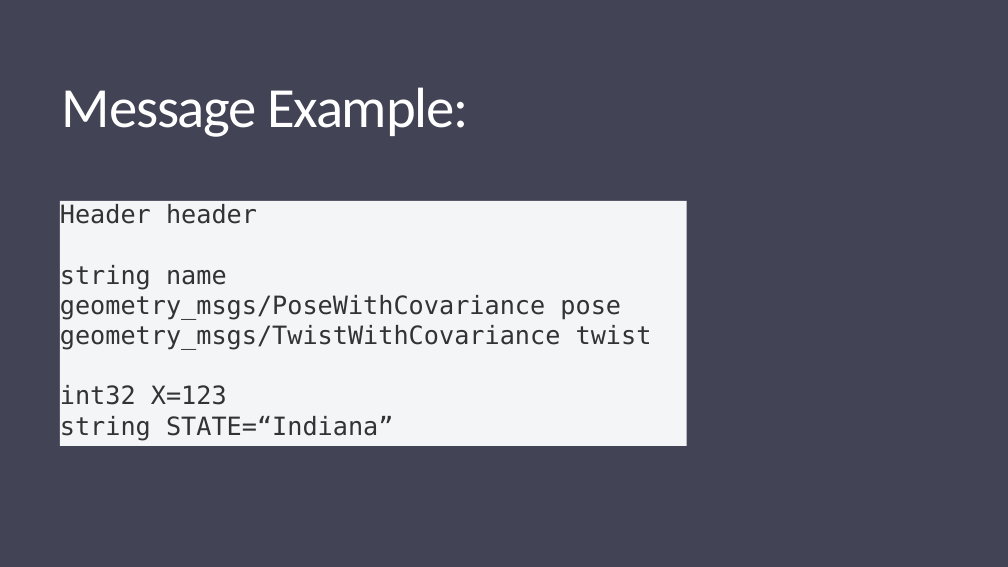
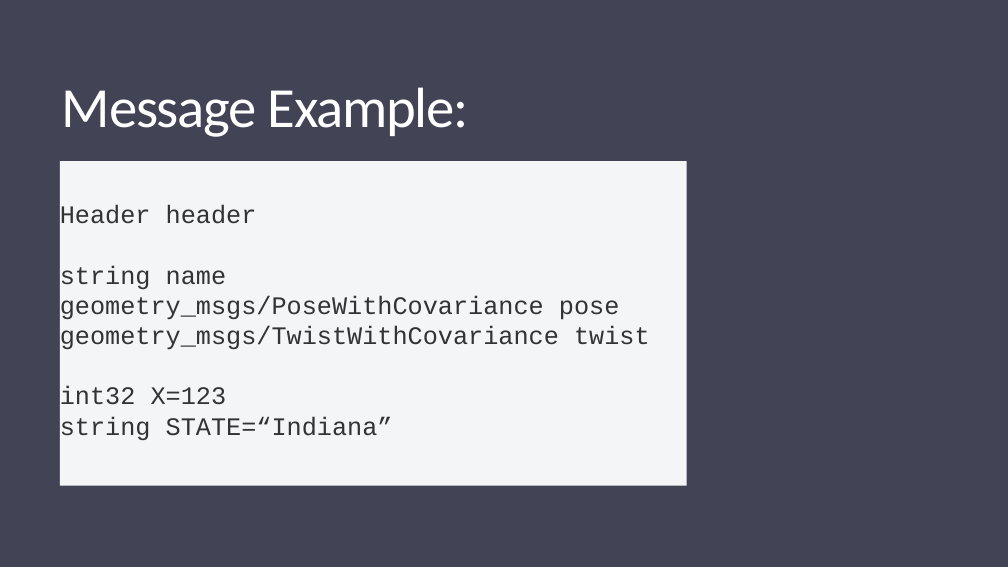
Before and after one commit to ObjExtract/ROS-Spring2019, a slide deck: slide 7 of ROS Course Week 2.pptx. Drawn at 1008x567 pixels with LibreOffice and Linux fonts; fonts in the diff are those of the drawing. Boxes give left, top, right and bottom in pixels: in the first picture for what was removed or moved away, otherwise in the second. Text is boxed around its words. In the diff, an @@ line names an element or a change of style, - is before the commit and + after.

```diff
--- a/ROS Course Week 2.pptx
+++ b/ROS Course Week 2.pptx
@@ rectangle "Header header": place and size @@
-rectangle "Header header" at bbox=[60, 197, 687, 450]
+rectangle "Header header" at bbox=[60, 161, 687, 485]
@@ rectangle "Header header" at bbox=[60, 161, 687, 485]: font DejaVu Sans Mono to Courier New; text to rectangle @@
```
Also in this commit, not shown: 17 other slides changed, 1 other file.
